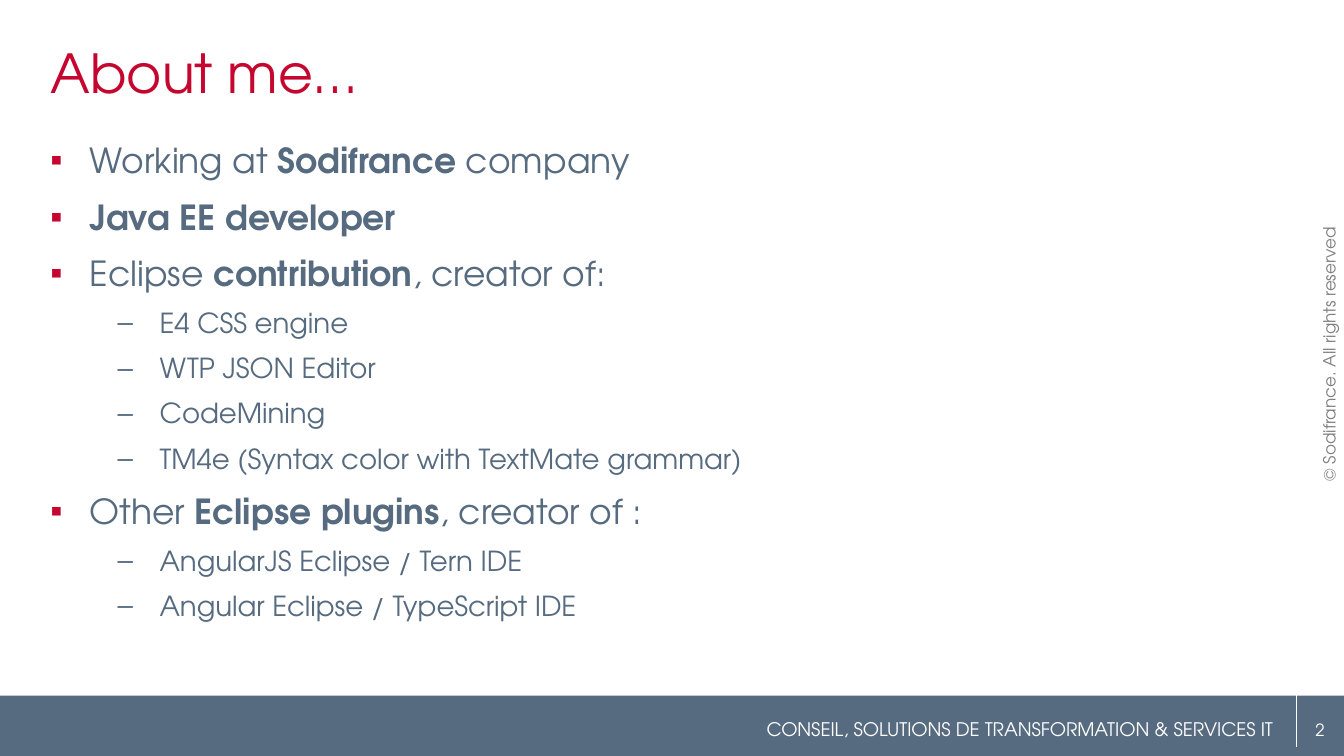
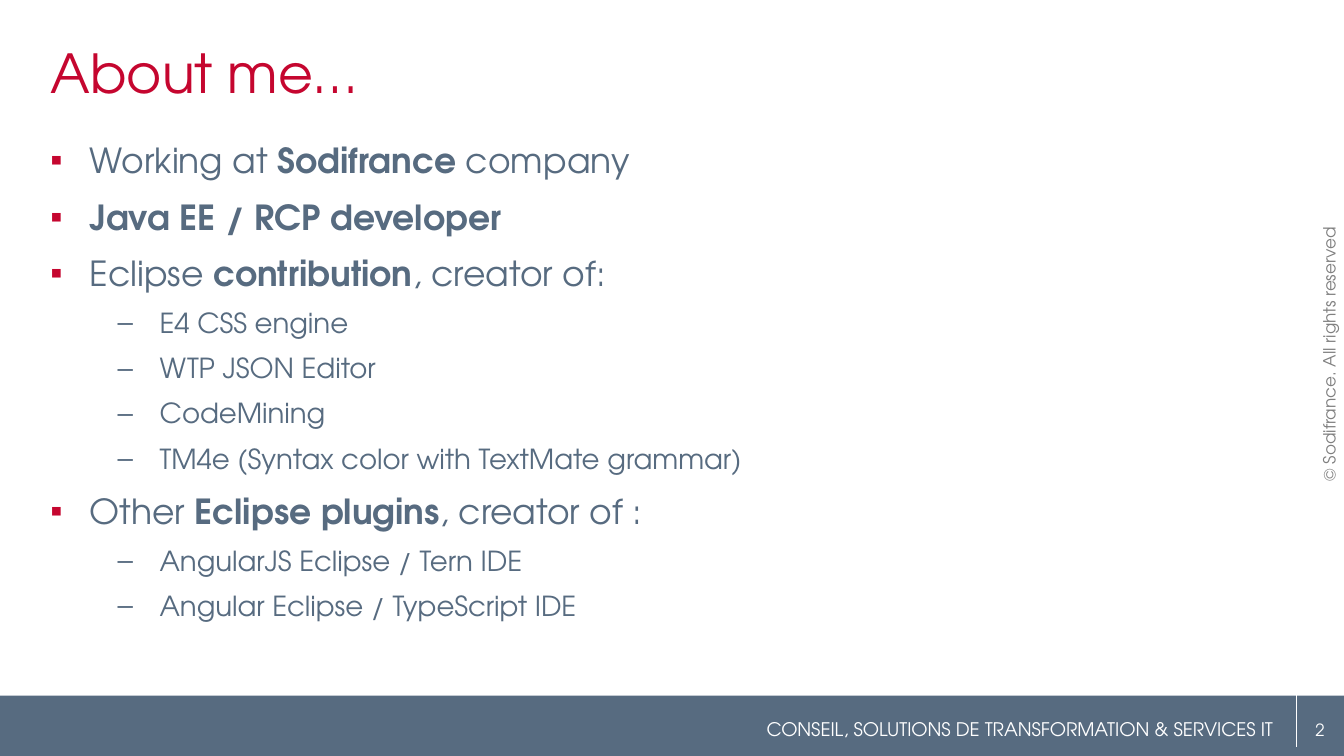
Before and after one commit to angelozerr/EclipseConFrance2018, a slide deck: slide 2 of EclipseConFrance2018_CodeMining.pptx. Drawn at 1344x756 pixels with LibreOffice and Linux fonts; fonts in the diff are those of the drawing; background and template pictures are left out. Boxes give left, top, right and bottom in pixels: in the first picture for what was removed or moved away, otherwise in the second. Text is boxed around its words. In the diff, an @@ line names an element or a change of style, - is before the commit and + after.

```diff
--- a/EclipseConFrance2018_CodeMining.pptx
+++ b/EclipseConFrance2018_CodeMining.pptx
@@ text at bbox=[90, 204, 502, 237]: text changed @@
-▪ Java EE developer
+▪ Java EE / RCP developer
```
Also in this commit, not shown: 7 other slides changed, 3 slides added.
